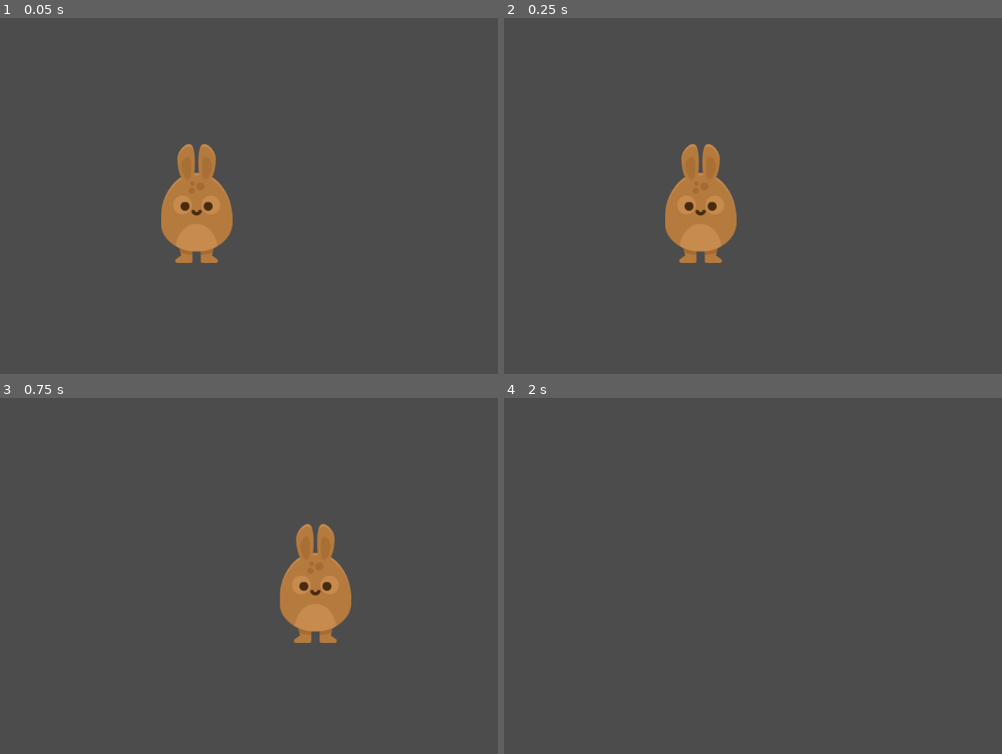
Above: before the commit, frames 1-4 (two rows, left to right).
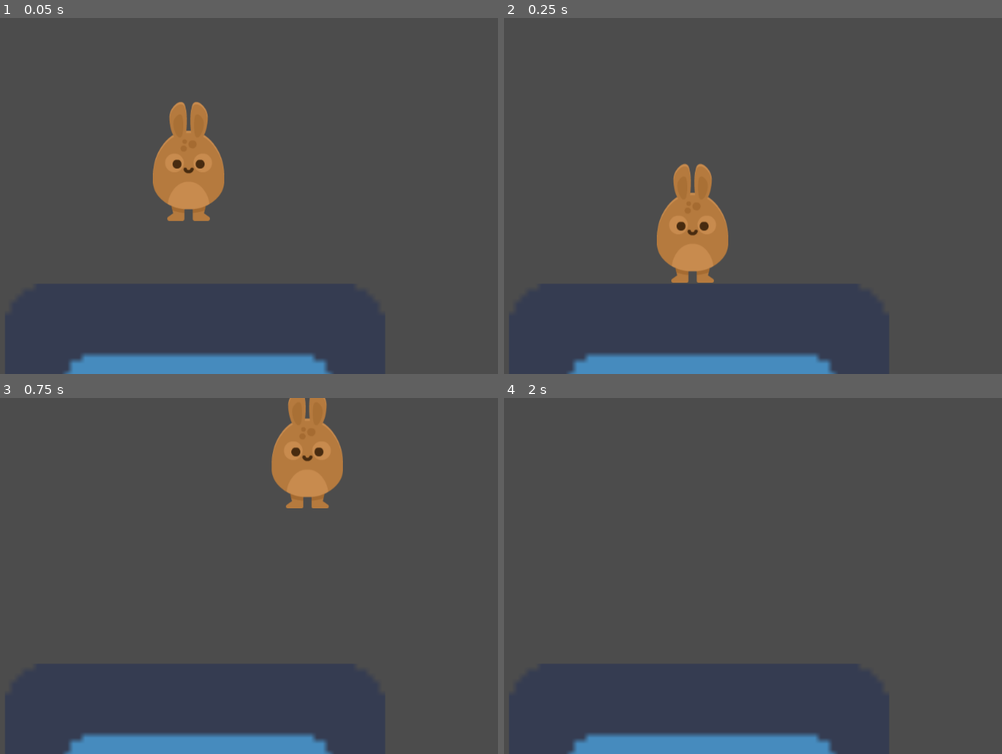
Above: after the commit, the same moments.

Repository: SkyluxSky/GoDot_Game_HoppyDays
Game: Godot game, scene res://Levels/Level1.tscn
The game is run twice, just before and just after one commit, with the same random seed, the same clock (stepped at 60 frames per second) and the same inputs. Before the commit the project starts from res://Player/Player.tscn. The engine's default icon, where the game draws it, is replaced by a stand-in: a white triangle on a blue panel in a dark square.
Inputs:
- Up to frame 1 (0.05 s): no input
- Up to frame 2 (0.25 s): no input
- Up to frame 3 (0.75 s): tap Enter at 0.5 s; hold D (right) from 0.53 s (still down); tap Space (Jump, bound only after the commit) at 0.6 s
- Up to frame 4 (2 s): keep holding D (right); tap Space (Jump, bound only after the commit) at 0.77, 1.07, 1.35, 1.52, 1.82 s

The runs differ from the first frame. In frame 1, 6.7% of the frame differs, in the area x 12-67%, y 23-100%; in frame 2, 5.4%; in frame 3, 9.5%, in the area x 12-71%, y 0-100%; in frame 4, 3.0%.

Commit message:
Added Movement, Jumping and Gravity

Diff:
--- /dev/null
+++ b/Levels/Level1.tscn
@@ -0,0 +1,27 @@
+[gd_scene load_steps=4 format=2]
+
+[ext_resource path="res://Player/Player.tscn" type="PackedScene" id=1]
+[ext_resource path="res://icon.png" type="Texture" id=2]
+
+[sub_resource type="RectangleShape2D" id=1]
+extents = Vector2( 1, 1 )
+
+[node name="Level1" type="Node2D"]
+
+[node name="Player" parent="." instance=ExtResource( 1 )]
+position = Vector2( 503.113, 211.331 )
+
+[node name="Floor" type="StaticBody2D" parent="."]
+position = Vector2( 514.088, 767.764 )
+__meta__ = {
+"_edit_group_": true
+}
+
+[node name="Sprite" type="Sprite" parent="Floor"]
+scale = Vector2( 10, 10 )
+texture = ExtResource( 2 )
+
+[node name="CollisionShape2D" type="CollisionShape2D" parent="Floor"]
+visible = false
+scale = Vector2( 320, 320 )
+shape = SubResource( 1 )
--- a/Player/Player.gd
+++ b/Player/Player.gd
@@ -12,14 +12,39 @@
 
 #default character speed
 const SPEED = 1000
+#default GRAVITY
+const GRAVITY = 300
+#Defines up direction
+const UP = Vector2(0,-1)
+const JUMP_SPEED = 3000
 
+#Function for player movement.
 func _physics_process(delta):
-	#Method for making forcing only one button to be pressed at a time.
+
+	#Apply Gravity
+	apply_gravity()
+	jump()
+	move()
+	move_and_slide(motion, UP)
+	#print(delta)
+
+func apply_gravity():
+	if not is_on_floor():
+		motion.y += GRAVITY
+	else:
+		motion.y = 0
+
+func jump():
+	#Define Jumping
+	if Input.is_action_just_pressed("Jump") and is_on_floor():
+		motion.y -= JUMP_SPEED
+
+
+func move():
+		#Method for making forcing only one button to be pressed at a time.
 	if Input.is_action_pressed("left") and not Input.is_action_pressed("right"):
 		motion.x = -SPEED
 	elif Input.is_action_pressed("right") and not Input.is_action_pressed("left"):
 		motion.x = SPEED
 	else:
 		motion.x = 0
-	move_and_slide(motion)
-	#print(delta)
--- a/Player/Player.tscn
+++ b/Player/Player.tscn
@@ -10,9 +10,13 @@
 [node name="Player" type="KinematicBody2D"]
 position = Vector2( 516.583, 312.353 )
 script = ExtResource( 2 )
+__meta__ = {
+"_edit_group_": true
+}
 
 [node name="Sprite" type="Sprite" parent="."]
 texture = ExtResource( 1 )
 
 [node name="CollisionShape2D" type="CollisionShape2D" parent="."]
+visible = false
 shape = SubResource( 1 )
--- a/project.godot
+++ b/project.godot
@@ -11,7 +11,7 @@
 [application]
 
 config/name="HoppyDays"
-run/main_scene="res://Player/Player.tscn"
+run/main_scene="res://Levels/Level1.tscn"
 config/icon="res://icon.png"
 
 [input]
@@ -26,6 +26,12 @@
 "events": [ Object(InputEventKey,"resource_local_to_scene":false,"resource_name":"","device":0,"alt":false,"shift":false,"control":false,"meta":false,"command":false,"pressed":false,"scancode":68,"unicode":0,"echo":false,"script":null)
  ]
 }
+Jump={
+"deadzone": 0.5,
+"events": [ Object(InputEventKey,"resource_local_to_scene":false,"resource_name":"","device":0,"alt":false,"shift":false,"control":false,"meta":false,"command":false,"pressed":false,"scancode":32,"unicode":0,"echo":false,"script":null)
+, Object(InputEventKey,"resource_local_to_scene":false,"resource_name":"","device":0,"alt":false,"shift":false,"control":false,"meta":false,"command":false,"pressed":false,"scancode":87,"unicode":0,"echo":false,"script":null)
+ ]
+}
 
 [physics]
 
Not shown, changed: README.txt
